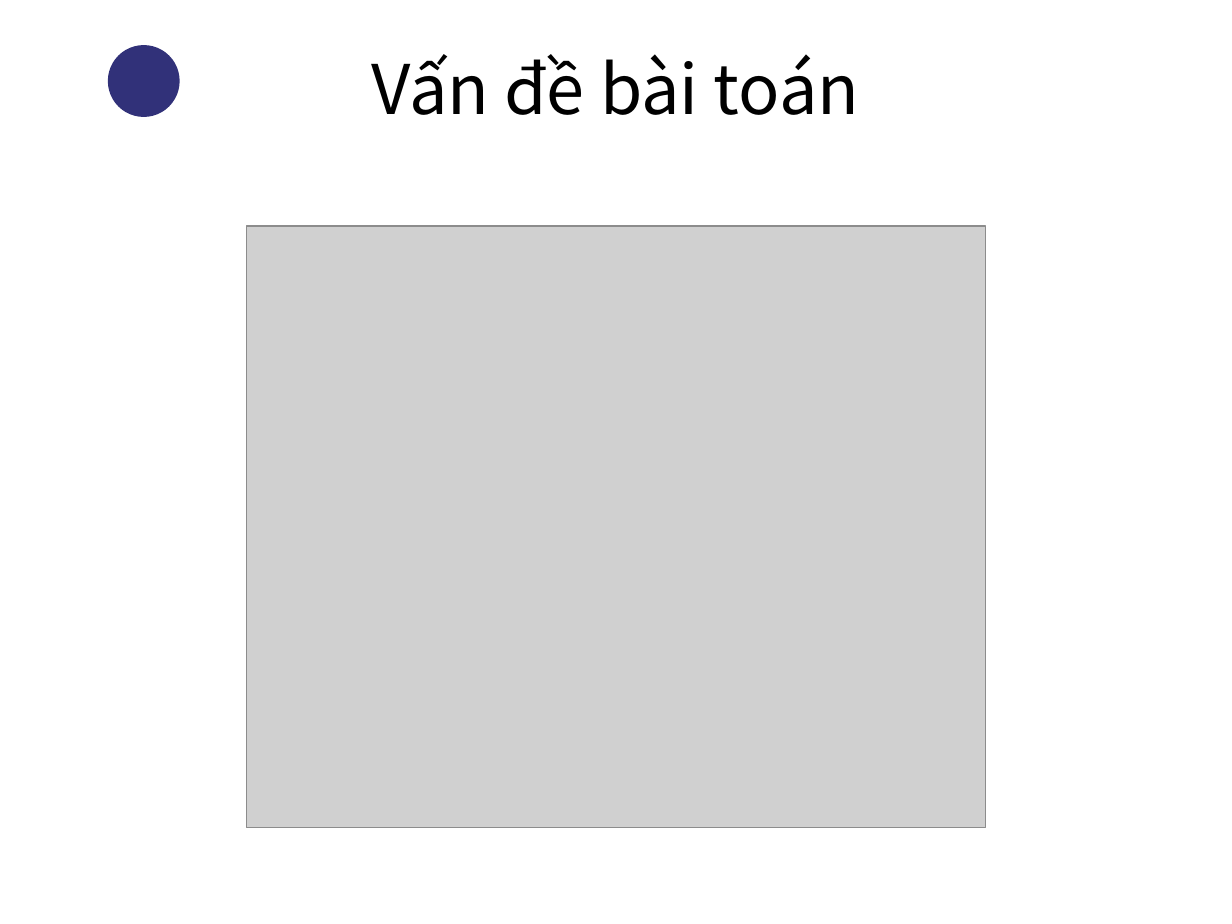
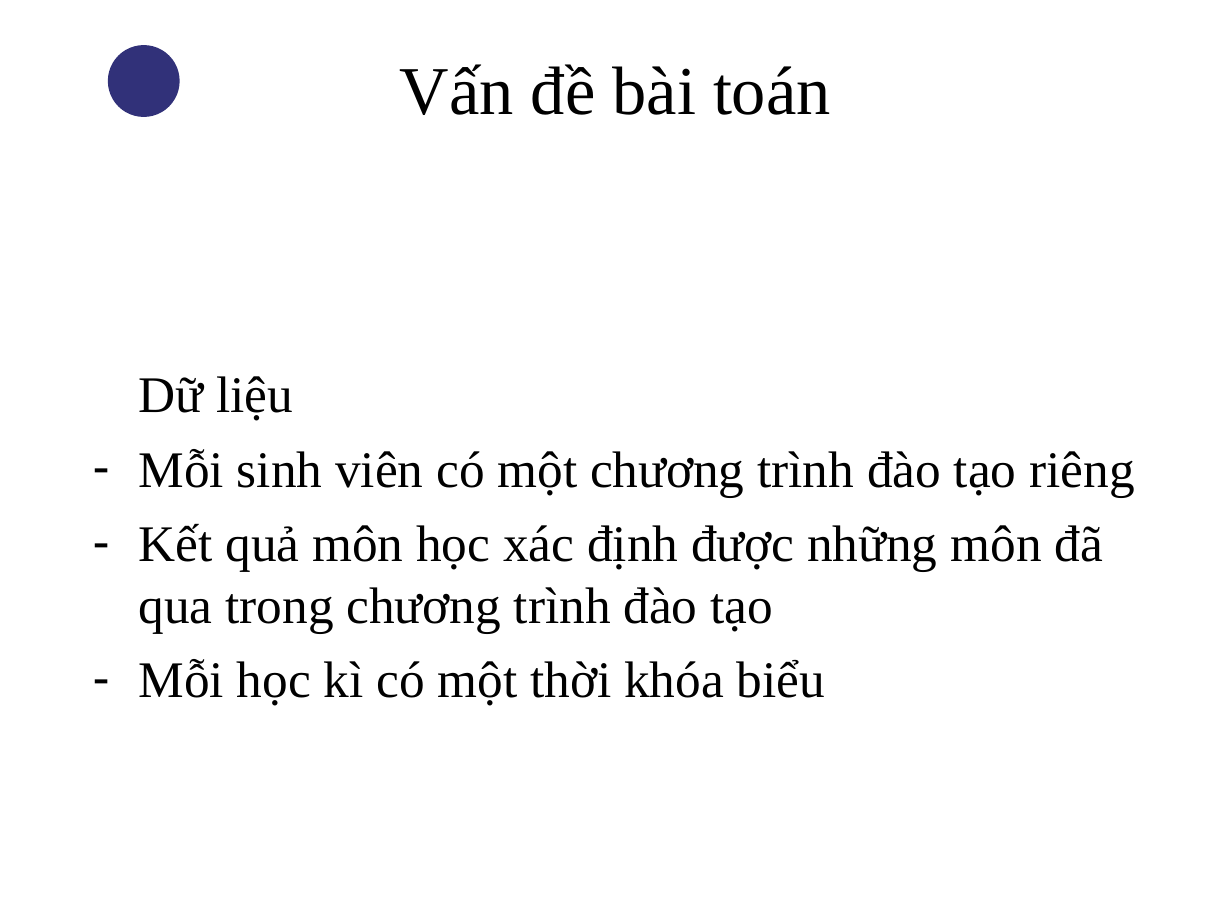
Before and after one commit to thandang/thesis-final, a slide deck: slide 12 of Reports/Slide bao cao.ppt. Drawn at 1232x924 pixels with LibreOffice and Linux fonts; fonts in the diff are those of the drawing; grey boxes stand for pictures; background and template pictures are left out. Boxes give left, top, right and bottom in pixels: in the first picture for what was removed or moved away, otherwise in the second. Text is boxed around its words. In the diff, an @@ line names an element or a change of style, - is before the commit and + after.

```diff
--- a/Reports/Slide bao cao.ppt
+++ b/Reports/Slide bao cao.ppt
@@ title "Vấn đề bài toán" at <box>400,64,831,115</box>: font Noto Sans CJK KR to Times New Roman @@
@@ picture removed at <box>246,225,986,828</box> @@
@@ text added at <box>139,376,1134,706</box>, 30 pt, text #000000 @@
+Dữ liệu
+– Mỗi sinh viên có một chương trình đào tạo riêng
+– Kết quả môn học xác định được những môn đã qua trong chương trình đào tạo
+– Mỗi học kì có một thời khóa biểu
```
Also in this commit, not shown: 6 other slides changed, 5 slides added, 4 slides removed.
